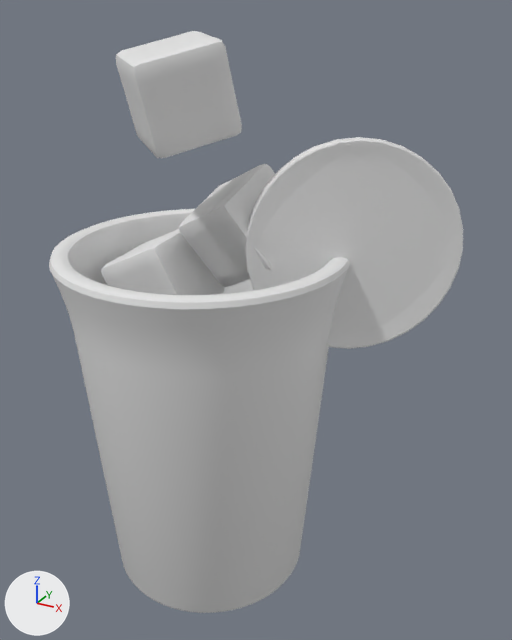
An edit to the OBJ model public/assets/drink-baked/blog0033.obj, drawn before and after from the same camera.
Both versions are drawn from a 50 mm lens placed at (3.64, -5.54, 5.81), pointed at (0.52, 0.13, 2.98). Arrows for +X, +Y and +Z are at lower left; the lights stay in place. The first picture is the older version. Where no turn or scale is listed for an object, it has been applied to the vertices.
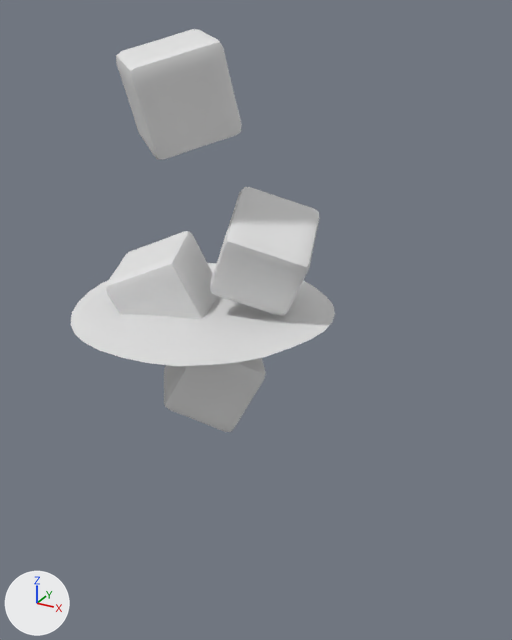
Changed parts and their boxes (x1, y1, x2, y2) in the pictures (512 x 640 px; the box of a moved part takes in the faces that stretch with it):
'Cylinder', deleted: before (49, 209, 350, 613)
'Circle.001', deleted: before (245, 137, 463, 349)
'Cube.002', reshaped: before (179, 164, 275, 287); after (210, 187, 319, 316)
'Cube.001', reshaped: before (101, 229, 224, 295); after (105, 231, 218, 319)
part 3 of me_plane, moved or reshaped (not visible before): after (71, 263, 335, 366)
'Cube', unchanged, uncovered by the edit: after (164, 358, 266, 432)

What changed in the scene script:
```text
Change me_cube_001:
    used by ob_cube_001; location = (0.0, 0.0, 0.0)
    remove me_cube_001.from_pydata(...)  # 386 vertices, 384 faces; spans x -1.021..0.029, y -0.405..0.455, z 2.726..3.774
    add me_cube_001.from_pydata(...)  # 386 vertices, 384 faces; spans x -0.989..0.158, y -0.61..0.476, z 2.655..3.736
    me_cube_001 part 1: the whole mesh is multiplied about its middle by the matrix ((0.95, -0.3, 0.082), (0.306, 0.949, -0.072), (-0.056, 0.093, 0.994)), then moved by (0.081, -0.093, -0.055)
Change me_cube_002:
    used by ob_cube_002; location = (0.0, 0.0, 0.0)
    remove me_cube_002.from_pydata(...)  # 386 vertices, 384 faces; spans x -0.249..0.843, y -0.228..0.854, z 3.251..4.457
    add me_cube_002.from_pydata(...)  # 386 vertices, 384 faces; spans x 0.009..1.168, y -0.402..0.765, z 3.088..4.27
    me_cube_002 part 2: the whole mesh is multiplied about its middle by the matrix ((0.581, 0.755, 0.305), (-0.666, 0.225, 0.711), (0.468, -0.616, 0.633)), then moved by (0.292, -0.132, -0.175)
Change me_plane:
    used by ob_plane; location = (0.0, 0.0, 0.0)
    remove me_plane.from_pydata(...)  # 244 vertices, 66 faces; spans x -1.31..1.31, y -1.31..1.31, z 3.03..3.1
    add me_plane.from_pydata(...)  # 226 vertices, 167 faces; spans x -1.31..1.31, y -1.31..1.31, z 3.03..3.1
    me_plane part 3: 18 vertices moved from x -1.28..1.28, y -1.31..1.31, z 3.05..3.08 to x -1.29..1.29, y -1.31..1.31, z 3.05..3.08; 166 vertices removed from x -1.3..1.3, y -1.3..1.3, z 3.03..3.09; 148 vertices added at x -1.31..1.31, y -1.29..1.29, z 3.03..3.08
Remove ob_circle_001:
    ob_circle_001 = bpy.data.objects.new('Circle.001', me_circle_001)
    ob_circle_001.location = (0.0, 0.0, 0.0)
Remove ob_cylinder:
    ob_cylinder = bpy.data.objects.new('Cylinder', me_cylinder)
    ob_cylinder.location = (0.0, 0.0, 0.0)
```
